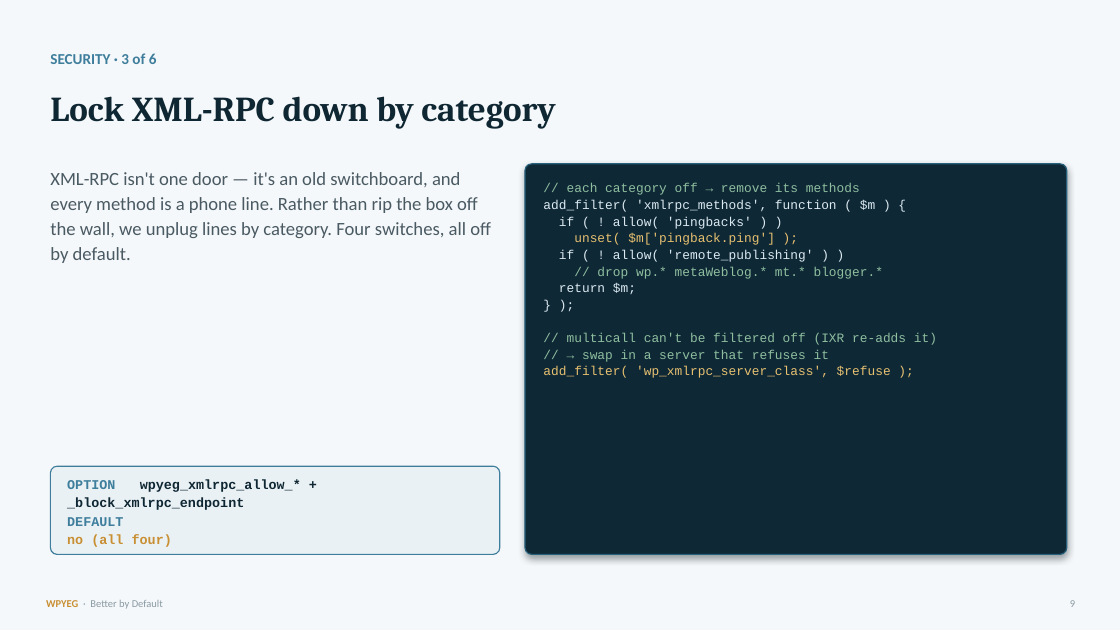
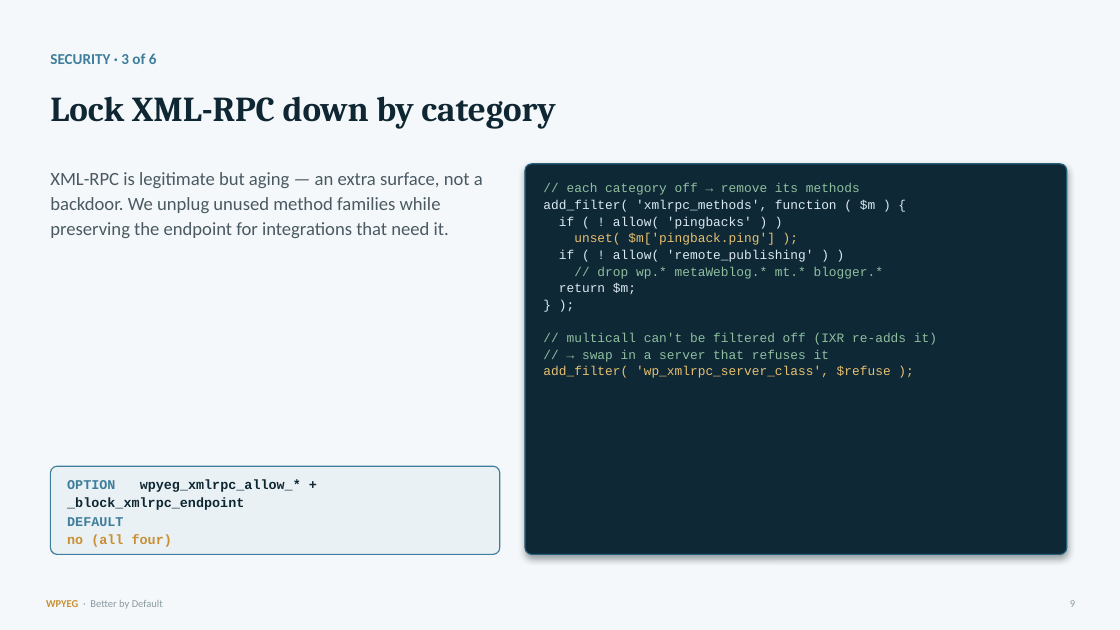
Before and after one commit to WPYEG/Better-by-Default, a slide deck: slide 9 of workshop/Better-by-Default.pptx. Drawn at 1120x630 pixels with LibreOffice and Linux fonts; fonts in the diff are those of the drawing. Boxes give left, top, right and bottom in pixels: in the first picture for what was removed or moved away, otherwise in the second. Text is boxed around its words. In the diff, an @@ line names an element or a change of style, - is before the commit and + after.

Commit message:
feat: add safer update defaults and refresh guidance

```diff
--- a/workshop/Better-by-Default.pptx
+++ b/workshop/Better-by-Default.pptx
@@ text at [50, 172, 483, 238]: text changed @@
-XML-RPC isn't one door — it's an old switchboard, and every method is a phone line. Rather than rip the box off the wall, we unplug lines by category. Four switches, all off by default.
+XML-RPC is legitimate but aging — an extra surface, not a backdoor. We unplug unused method families while preserving the endpoint for integrations that need it.
```
Also in this commit, not shown: 2 other slides changed, 11 other files.
